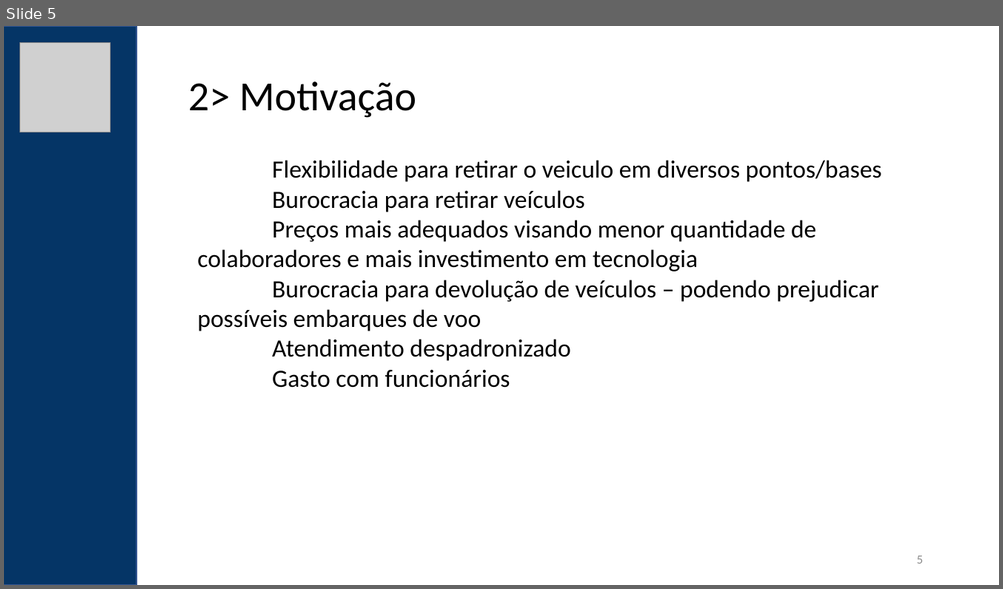
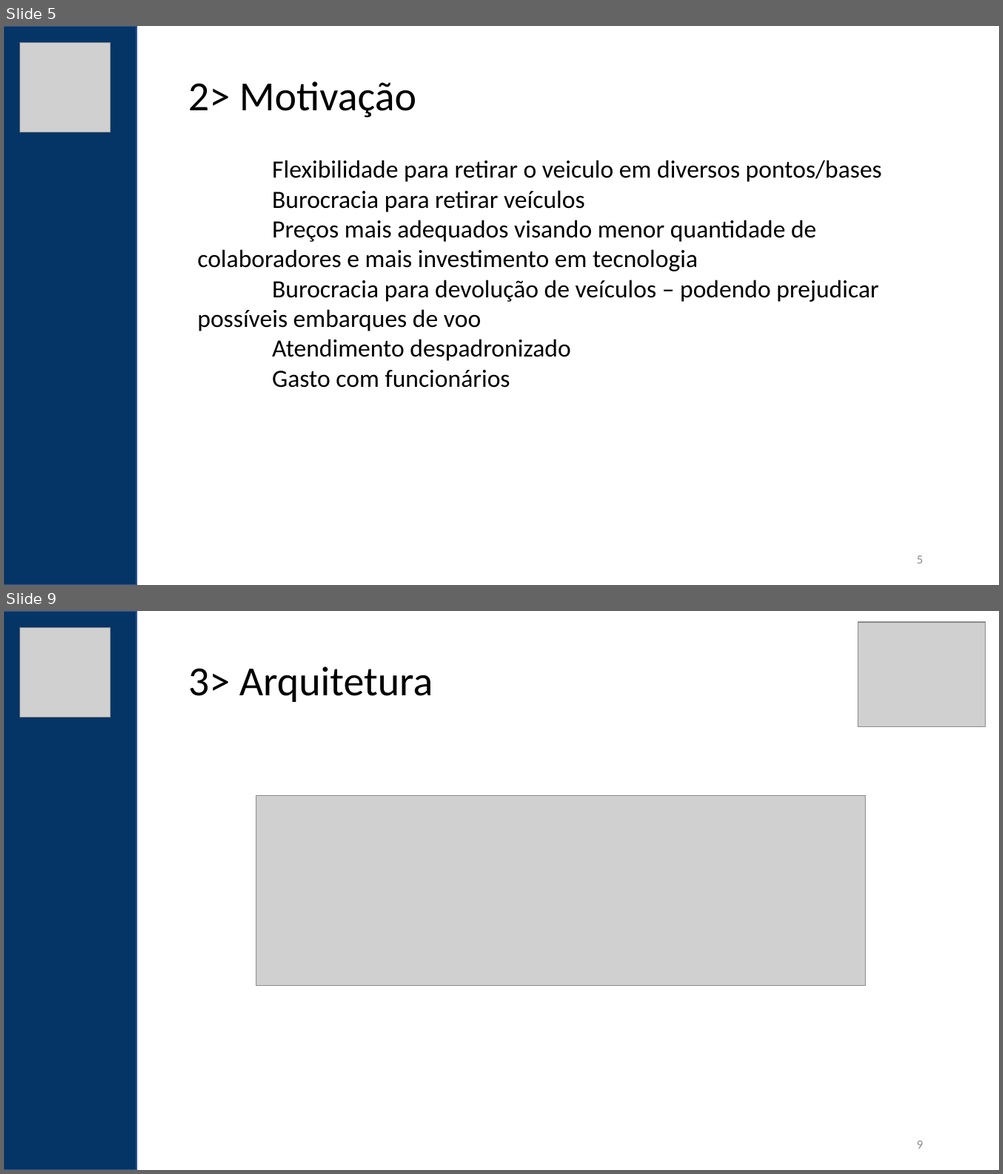
Before and after one commit to rodrigogermano/InfNetArquiteturaCorporativa, a slide deck: Apresentacao/PGPARQ01C1-2N-P1-projeto-final.pptx. Shown one above the other, each under a label of ours: slide 5 before the commit, slides 5 and 9 after it; the slides between them are not shown. The pictures are 1003x589 and 1003x1174 pixels, drawn with LibreOffice and Linux fonts; fonts in the diff are those of the drawing; grey boxes stand for pictures. Boxes give left, top, right and bottom in pixels: in the first picture for what was removed or moved away, otherwise in the second. Text is boxed around its words. In the diff, an @@ line names an element or a change of style, - is before the commit and + after.

```diff
--- a/Apresentacao/PGPARQ01C1-2N-P1-projeto-final.pptx
+++ b/Apresentacao/PGPARQ01C1-2N-P1-projeto-final.pptx
@@ slide 9 added at (4, 611, 999, 1170), background #FFFFFF @@
@@ rectangle added at (4, 611, 136, 1170), fill #053566, outline #325491 1 pt @@
@@ picture added at (20, 627, 110, 717) @@
@@ picture added at (857, 622, 984, 726) @@
@@ text added at (188, 667, 433, 702), 40 pt, text #000000 @@
+3> Arquitetura
@@ picture added at (256, 796, 865, 985) @@
@@ page number added at (916, 1141, 922, 1149), 12 pt, text #8C8C8C @@
+9
```
Also in this commit, not shown: 7 slides changed, 9 other slides added, 2 other files.
